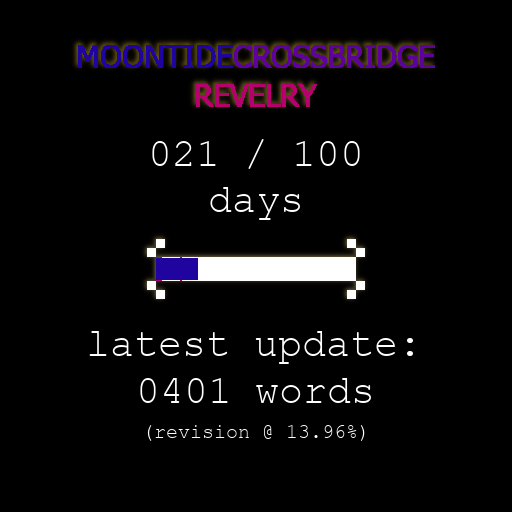
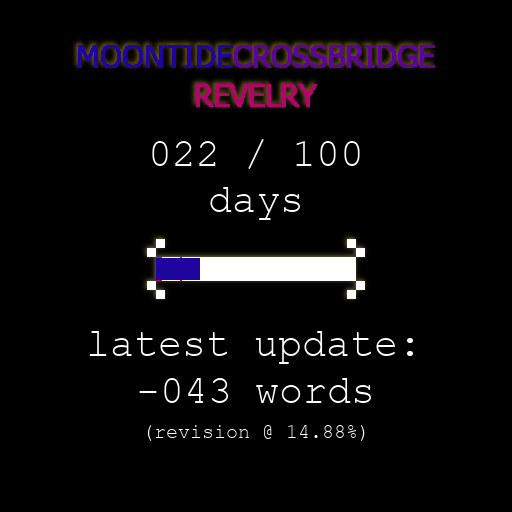
Revision of a layered 512px x 512px image; what changed, layer by layer:
painted on "progress bar" over [198, 258, 200, 280]
renamed "(revision @ 13.96%)" to "(revision @ 14.88%)", painted on it over [299, 425, 345, 438]
painted on "XXX / 100" over [199, 141, 216, 166]
painted on "0000" over [139, 378, 228, 403]
